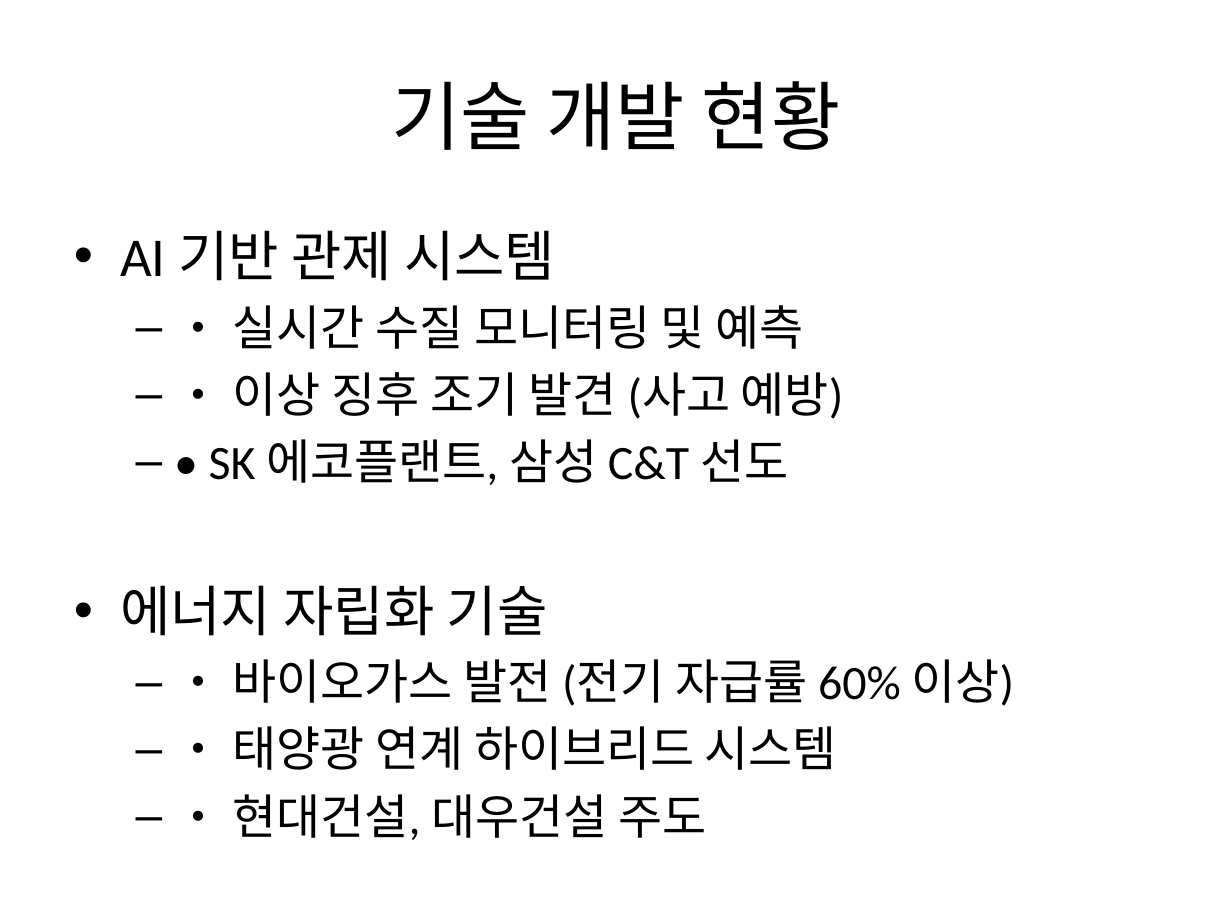
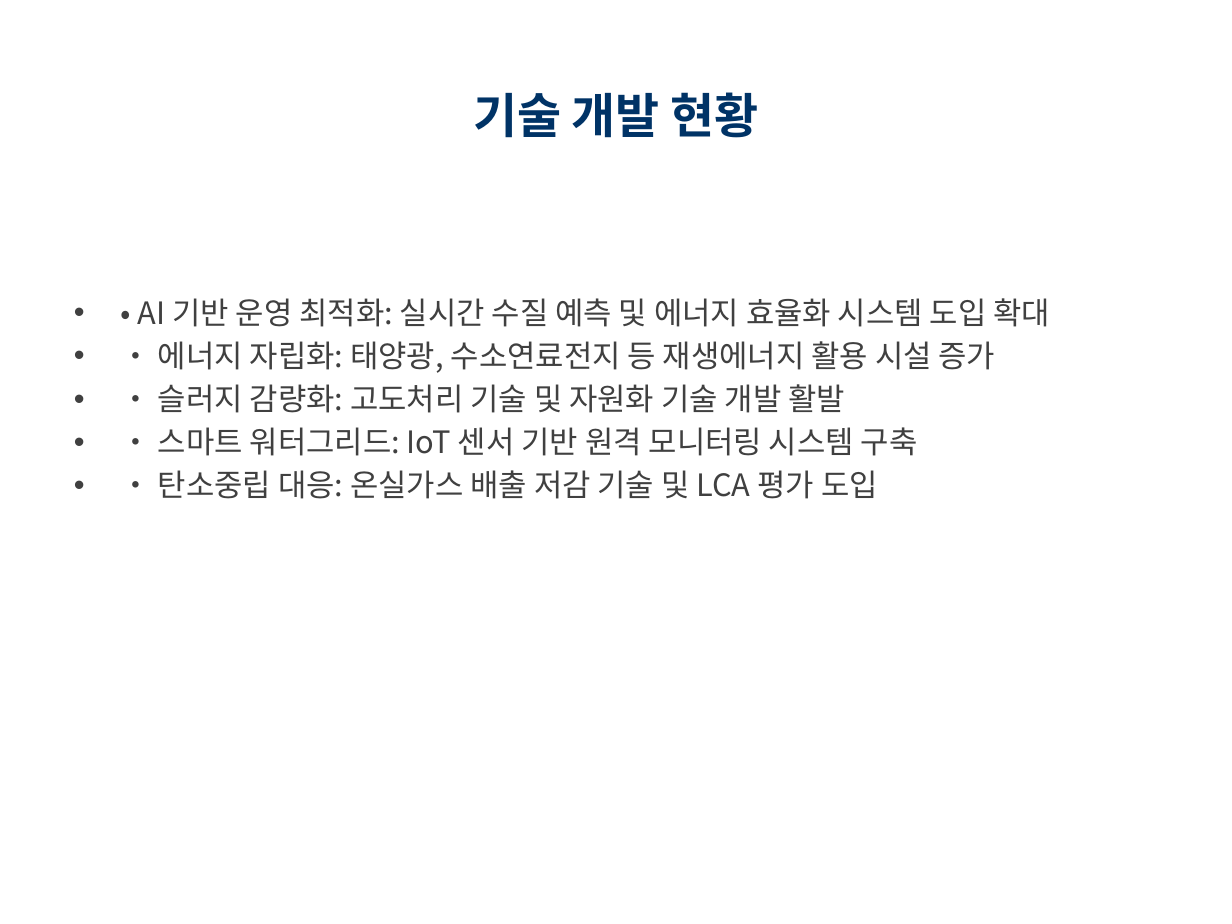
Before and after one commit to leeinho1983-rgb/my-first-project, a slide deck: slide 9 of 하수처리장_관리대행_업체_현황.pptx (slide 8 before the commit). Drawn at 1232x924 pixels with LibreOffice and Linux fonts; fonts in the diff are those of the drawing. Boxes give left, top, right and bottom in pixels: in the first picture for what was removed or moved away, otherwise in the second. Text is boxed around its words. In the diff, an @@ line names an element or a change of style, - is before the commit and + after.

```diff
--- a/하수처리장_관리대행_업체_현황.pptx
+++ b/하수처리장_관리대행_업체_현황.pptx
@@ title "기술 개발 현황" at <box>473,92,759,138</box>: size 44 to 28 pt, font Calibri to Noto Sans CJK KR, text colour #000000 to #003366, bold on @@
@@ text at <box>137,298,1050,499</box>: text changed; size 28 to 18 pt; font Calibri to Noto Sans CJK KR; text colour #000000 to #404040 @@
-• AI 기반 관제 시스템
-  – • 실시간 수질 모니터링 및 예측
-  – • 이상 징후 조기 발견 (사고 예방)
-  – • SK 에코플랜트, 삼성 C&T 선도
-• 에너지 자립화 기술
-  – • 바이오가스 발전 (전기 자급률 60% 이상)
-  – • 태양광 연계 하이브리드 시스템
-  – • 현대건설, 대우건설 주도
-• 디지털 트윈
-  – • 가상 공간에서 시뮬레이션 최적화
-  – • 유지보수 효율성 향상
+• • AI 기반 운영 최적화: 실시간 수질 예측 및 에너지 효율화 시스템 도입 확대
+• • 에너지 자립화: 태양광, 수소연료전지 등 재생에너지 활용 시설 증가
+• • 슬러지 감량화: 고도처리 기술 및 자원화 기술 개발 활발
+• • 스마트 워터그리드: IoT 센서 기반 원격 모니터링 시스템 구축
+• • 탄소중립 대응: 온실가스 배출 저감 기술 및 LCA 평가 도입
```
Also in this commit, not shown: 4 other slides changed, 5 slides added, 5 slides removed, 2 other files.
